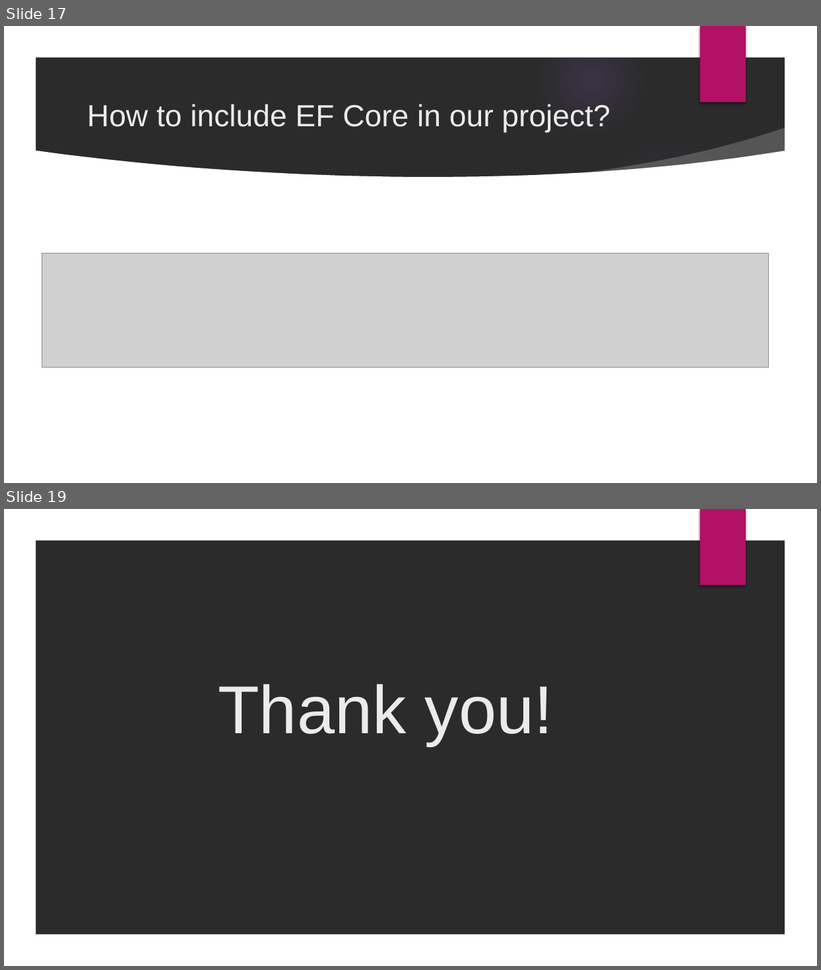
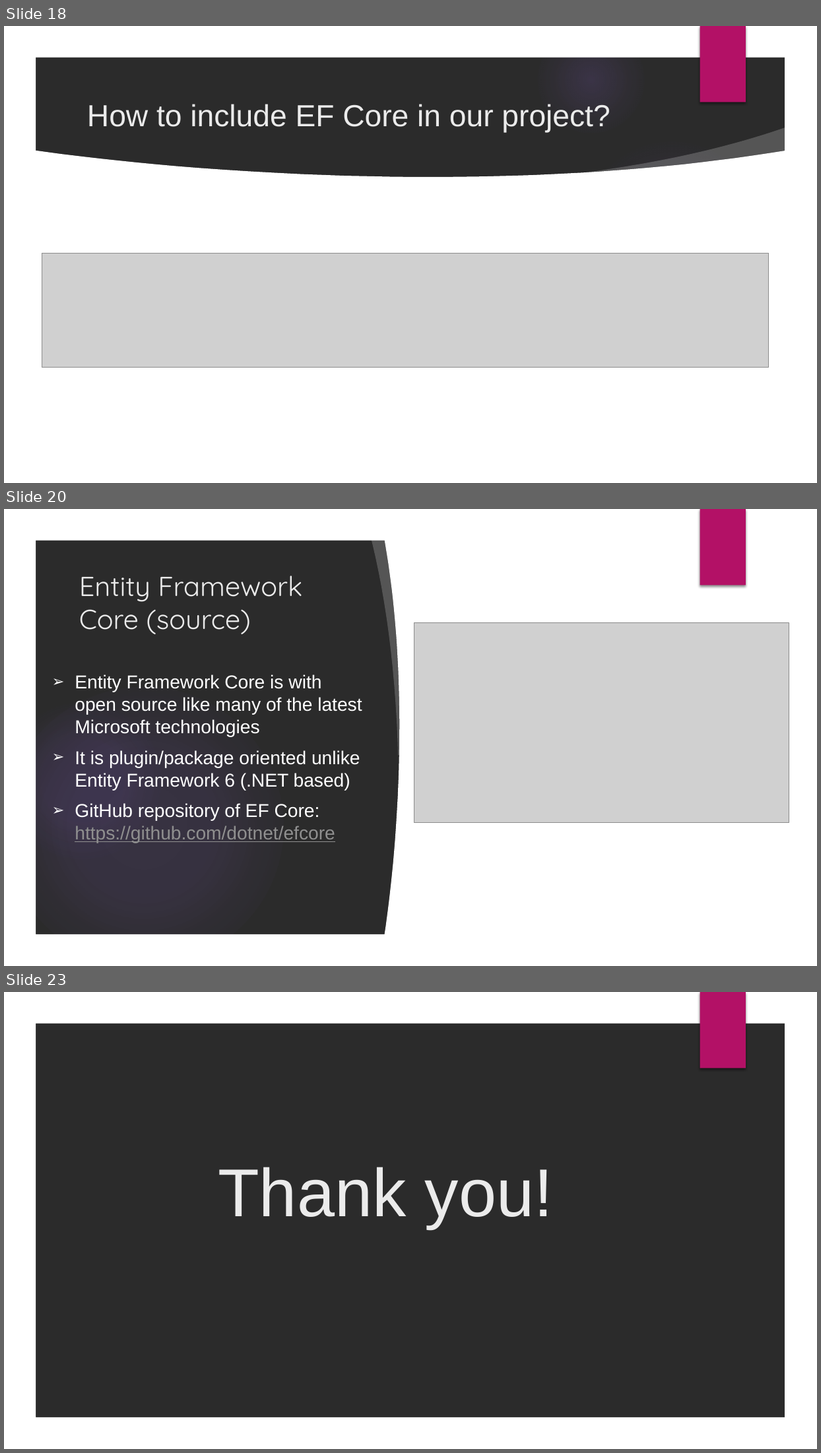
Before and after one commit to velizar92/TSK_Presentations, a slide deck: Databases_and_EntityFrameworkCore.pptx. Shown one above the other, each under a label of ours: slides 17 and 19 before the commit, slides 18, 20 and 23 after it; the slides between them are not shown. The pictures are 821x970 and 821x1453 pixels, drawn with LibreOffice and Linux fonts; fonts in the diff are those of the drawing; grey boxes stand for pictures; background and template pictures are left out; a plain dark background stands for a picture behind light text. Boxes give left, top, right and bottom in pixels: in the first picture for what was removed or moved away, otherwise in the second. Text is boxed around its words. In the diff, an @@ line names an element or a change of style, - is before the commit and + after.

```diff
--- a/Databases_and_EntityFrameworkCore.pptx
+++ b/Databases_and_EntityFrameworkCore.pptx
@@ slide 20 added at box(4, 509, 817, 966), background picture (left out); not listed: 6 template elements that a slide beside it also shows @@
@@ freeform shape added at box(371, 535, 418, 757), fill #FFFFFF at 20% opacity @@
@@ freeform shape added at box(384, 535, 467, 939), fill #FFFFFF @@
@@ rectangle added at box(416, 536, 789, 940), fill #FFFFFF @@
@@ title added at box(79, 576, 302, 634), 32.4 pt, text #EBEBEB @@
+Entity Framework Core (source)
@@ picture added at box(415, 623, 789, 823) @@
@@ text added at box(75, 675, 362, 844), 22 pt, text #FFFFFF @@
+➢ Entity Framework Core is with open source like many of the latest Microsoft technologies
+➢ It is plugin/package oriented unlike Entity Framework 6 (.NET based)
+➢ GitHub repository of EF Core: https://github.com/dotnet/efcore
@@ what was slide 17 is now slide 18 @@
@@ what was slide 19 is now slide 23 @@
```
Also in this commit, not shown: 2 slides changed, 3 other slides added.
